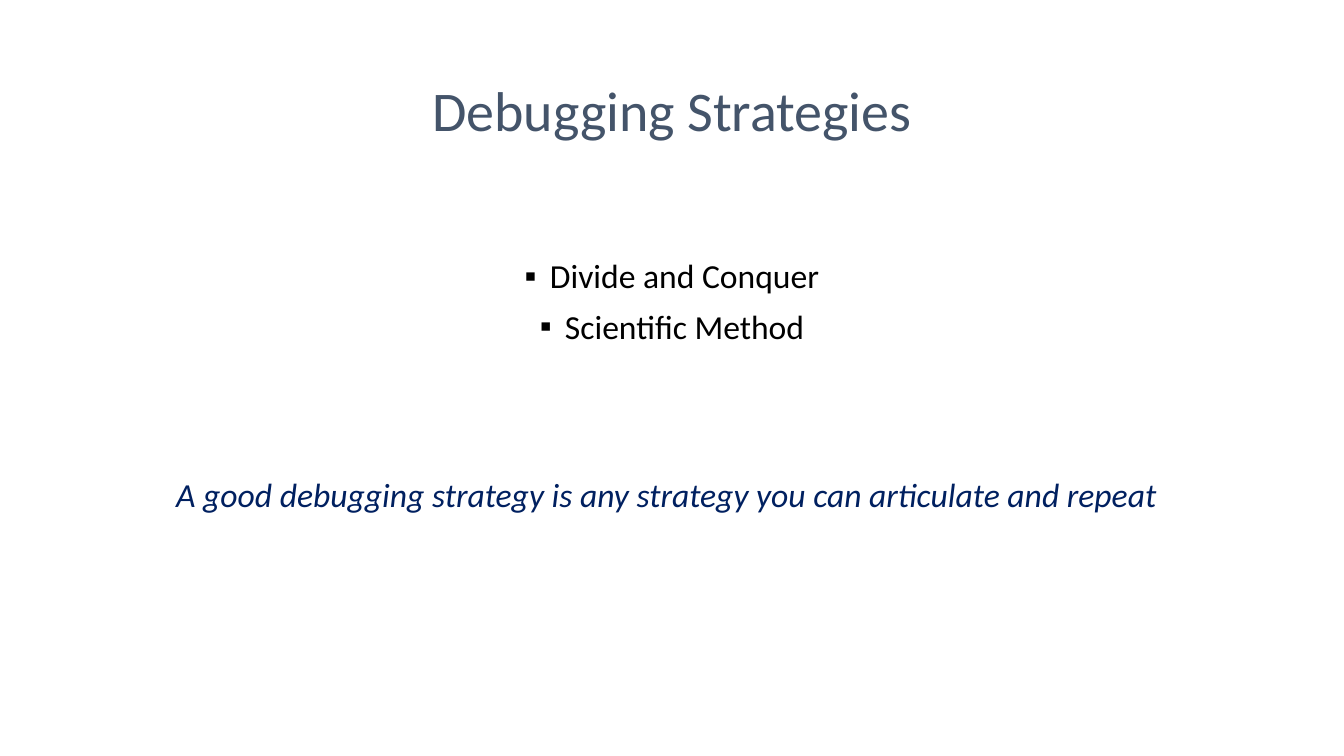
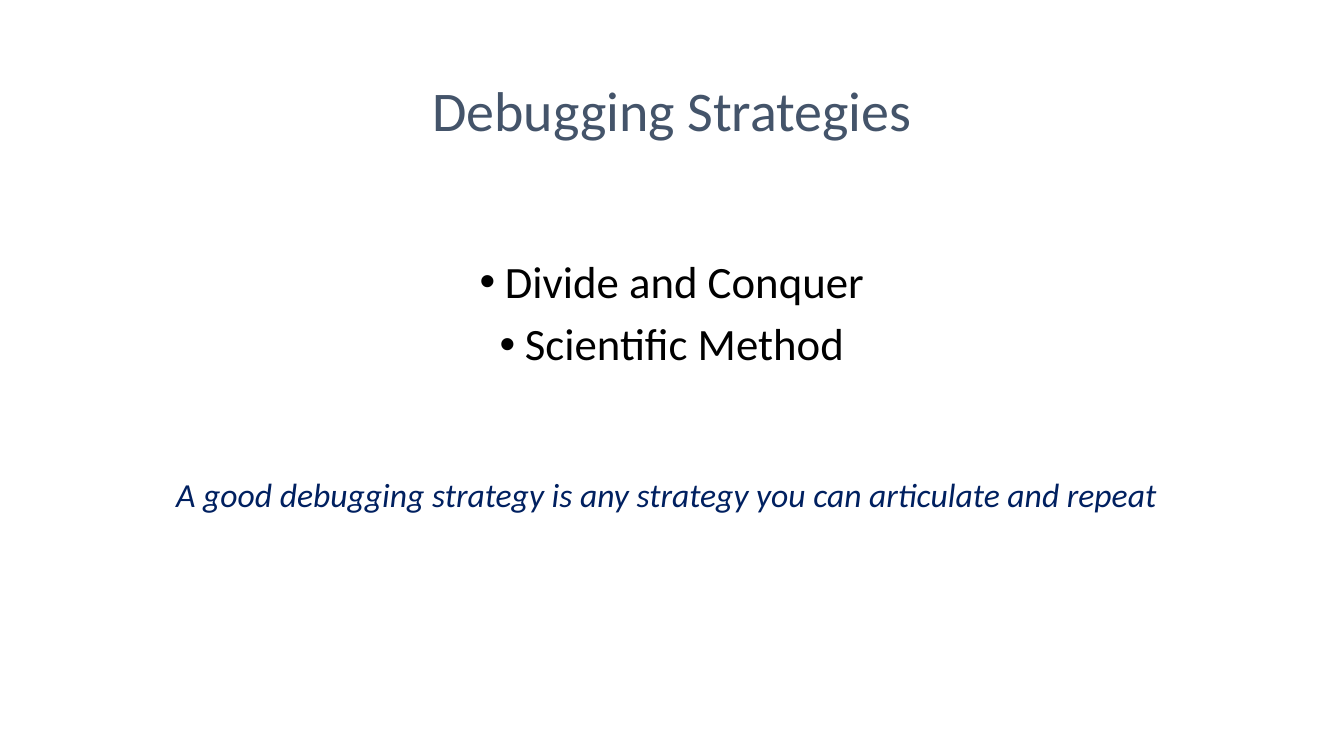
Before and after one commit to KathleenDollard/talks-debugging, a slide deck: slide 17 of Debugging.pptx. Drawn at 1344x756 pixels with LibreOffice and Linux fonts; fonts in the diff are those of the drawing. Boxes give left, top, right and bottom in pixels: in the first picture for what was removed or moved away, otherwise in the second. Text is boxed around its words. In the diff, an @@ line names an element or a change of style, - is before the commit and + after.

```diff
--- a/Debugging.pptx
+++ b/Debugging.pptx
@@ text "Divide and Conquer" at (x1=505, y1=267, x2=864, y2=361): size 24 to 32 pt; bullet ▪ to • @@
```
Also in this commit, not shown: 1 other slide changed, 1 slide added, 3 other files.
